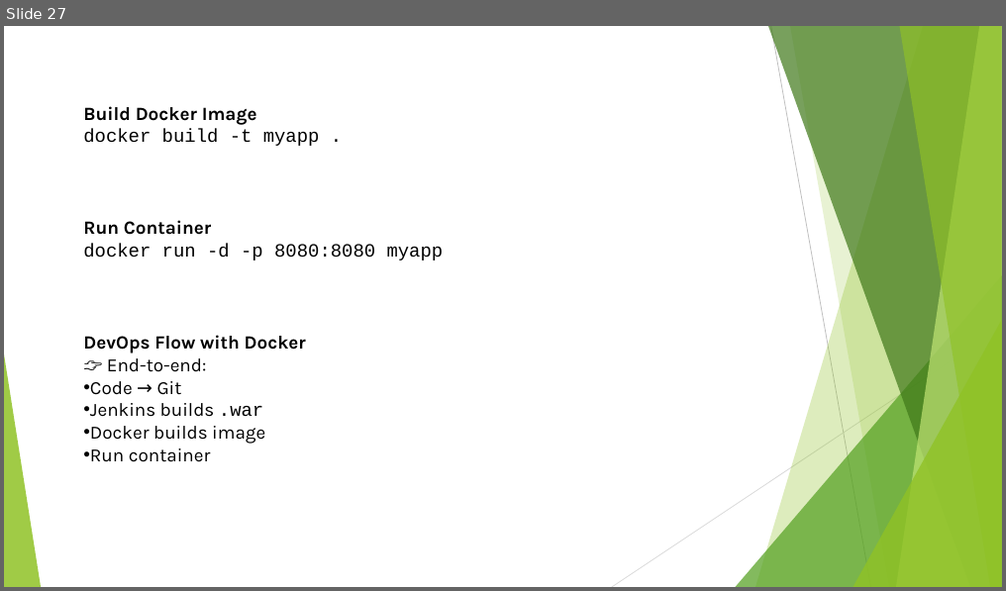
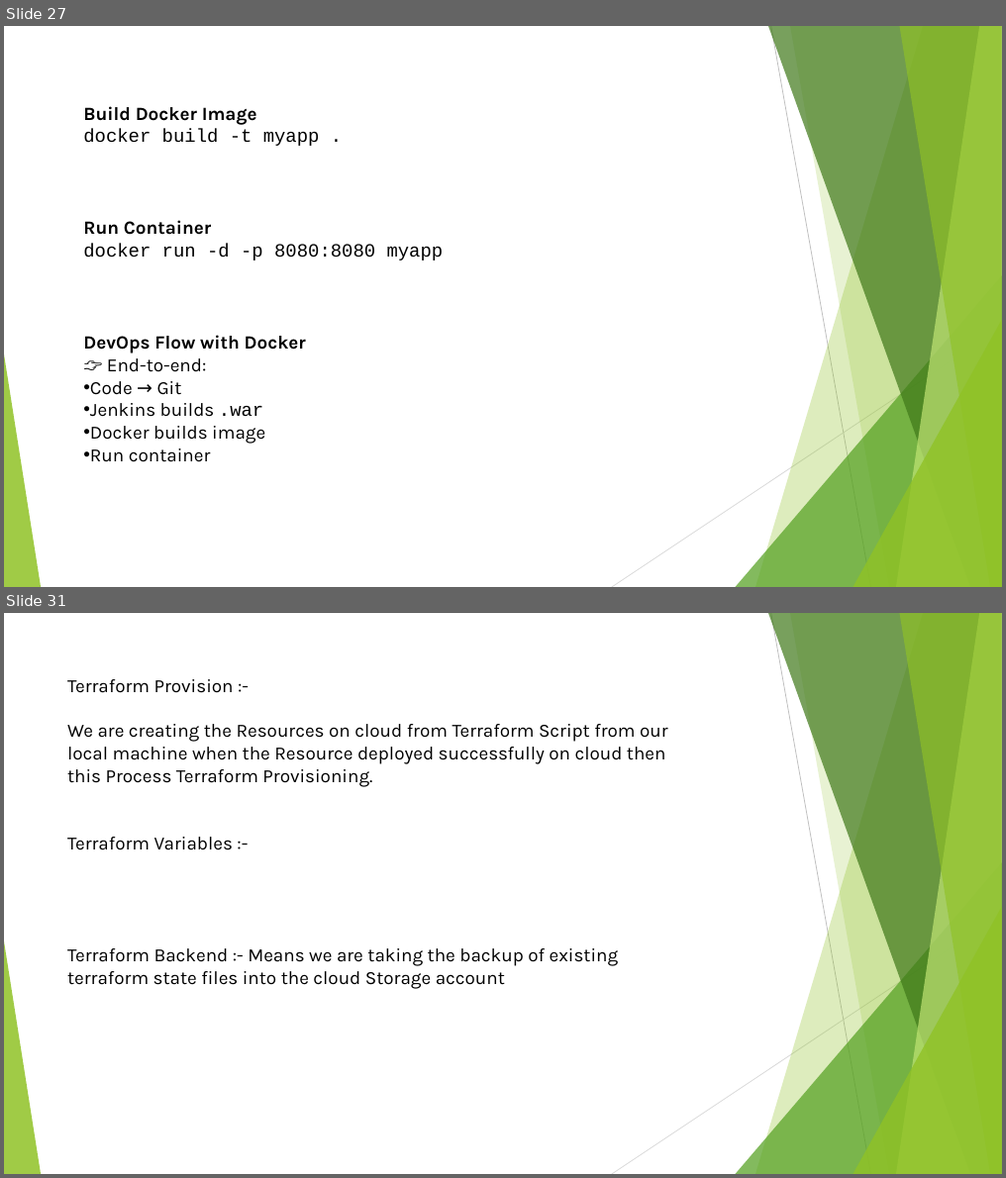
Before and after one commit to Mephist0phele/DevOps-Prep, a slide deck: DevOps PPT.pptx. Shown one above the other, each under a label of ours: slide 27 before the commit, slides 27 and 31 after it; the slides between them are not shown. The pictures are 1006x591 and 1006x1178 pixels, drawn with LibreOffice and Linux fonts; fonts in the diff are those of the drawing. Boxes give left, top, right and bottom in pixels: in the first picture for what was removed or moved away, otherwise in the second. Text is boxed around its words. In the diff, an @@ line names an element or a change of style, - is before the commit and + after.

```diff
--- a/DevOps PPT.pptx
+++ b/DevOps PPT.pptx
@@ slide 31 added at bbox=[4, 613, 1002, 1174], background #FFFFFF; not listed: 10 template elements that a slide beside it also shows @@
@@ text added at bbox=[67, 679, 668, 989], 18 pt, text #000000 @@
+Terraform Provision :-
+We are creating the Resources on cloud from Terraform Script from our local machine when the Resource deployed successfully on cloud then this Process Terraform Provisioning.
+Terraform Variables :-
+Terraform Backend :- Means we are taking the backup of existing terraform state files into the cloud Storage account
```
Also in this commit, not shown: 1 slide changed, 6 other slides added.
